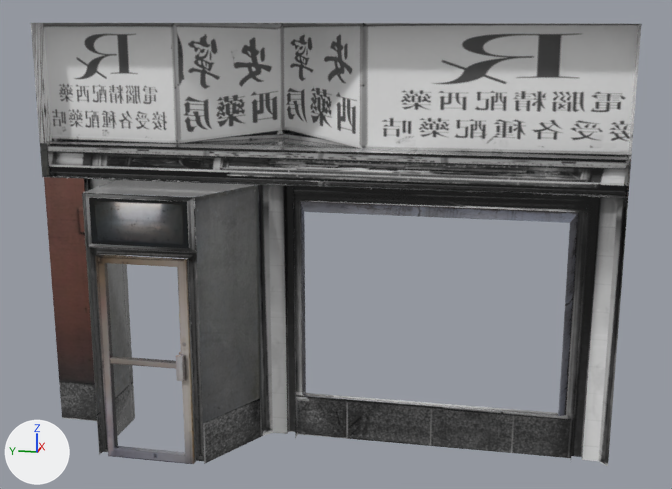
One commit to the FBX model Assets/Models/Buildings/Chinatown/acupuncturist.fbx: the scene before it, then after it.
Camera for both pictures: a 50 mm camera at (13.65, 56.93, 5.9) aimed at (25.78, 59.36, 2.87). The axes (+X, +Y, +Z) are drawn at lower left. The lights are the same throughout. The older version comes first. Where no turn or scale is listed for an object, it has been applied to the vertices.

Before the edit, the objects in view are built like this:
```python
me_mesh = bpy.data.meshes.new('Mesh')
me_mesh.from_pydata(...)  # 147 vertices, 85 faces; spans x -1.03..1.26, y -7.96..0.02, z 0.0..5.81
me_mesh.materials.append(mat_chinatown_acupucture)  # picture img_acupuncture_color_png
me_mesh_001 = bpy.data.meshes.new('Mesh.001')
me_mesh_001.from_pydata(...)  # 56 vertices, 42 faces; spans x -0.08..0.08, y -1.24..0.0, z 0.0..2.85
me_mesh_001.materials.append(mat_chinatown_acupucture)  # picture img_acupuncture_color_png
ob_chinatown_acupuncture = bpy.data.objects.new('chinatown_acupuncture', me_mesh)
ob_chinatown_acupuncture.location = (25.66, 63.56, 0.0)
ob_storefront_door = bpy.data.objects.new('storefront_door', me_mesh_001)
ob_storefront_door.location = (24.66, 62.33, 0.0)
```
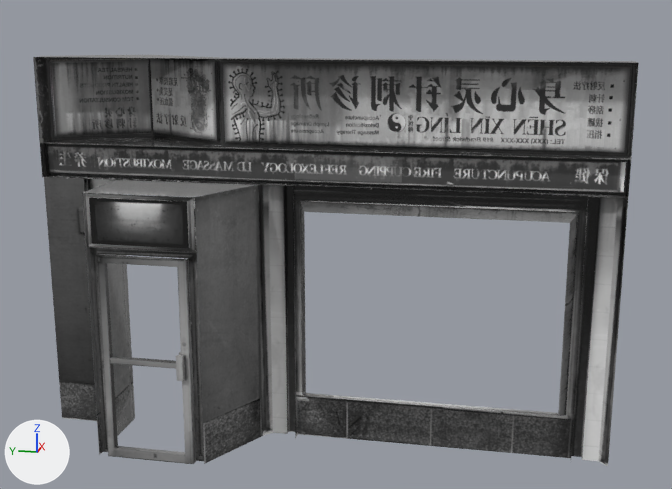
What changed in the scene script:
```text
Add img_chinatown_acupuncture_png:
    img_chinatown_acupuncture_png = load_image('chinatown_acupuncture.png', '../../../Textures/Buildings/Chinatown/chinatown_acupuncture.png', 2048, 2048, 'sRGB')
Add mat_chinatown_acupuncture:
    mat_chinatown_acupuncture = principled_material('chinatown_acupuncture')
    mat_chinatown_acupuncture.texture = img_chinatown_acupuncture_png
    mat_chinatown_acupuncture.roughness = 0.0
Change me_mesh:
    used by ob_chinatown_acupuncture; location = (25.66, 63.56, 0.0)
    remove me_mesh.from_pydata(...)  # 147 vertices, 85 faces; spans x -1.03..1.26, y -7.96..0.02, z 0.0..5.81
    add me_mesh.from_pydata(...)  # 167 vertices, 106 faces; spans x -1.03..1.1, y -7.96..0.02, z 0.0..5.35
    me_mesh part 1
    16 vertices are removed from x 0.0..1.26, y -7.96..0.02, z 4.16..5.81
    14 faces are deleted
    24 vertices are added at x 0.0..1.1, y -7.96..0.02, z 4.16..5.35
    12 new vertices lie (0.0, 0.0, 1.08) away from vertices in x 0.3..1.07, y -7.91..-0.02, z 4.22
    35 new faces join them
    me_mesh part 2: 11 kept faces spanning x 0.0..0.22, y -7.96..0.02, z 0.0..4.16 get new texture (UV) coordinates
    me_mesh part 3: 71 faces spanning x -1.03..0.22, y -7.96..0.02, z 0.0..4.16 switch from mat_chinatown_acupucture (picture img_acupuncture_color_png) to mat_chinatown_acupuncture (picture img_chinatown_acupuncture_png)
```

Boxes [x1, y1, x2, y2] around the edits, measured in the pictures (672 x 489 px):
'chinatown_acupuncture', reshaped (7% shorter): before [31, 22, 642, 466]; after [33, 55, 639, 466]
part 1 of me_mesh, reshaped: before [31, 22, 642, 160]; after [33, 55, 639, 160]
part 2 of me_mesh, surface changed: [40, 143, 631, 225] in both
part 3 of me_mesh, recoloured: [40, 143, 631, 436] in both
